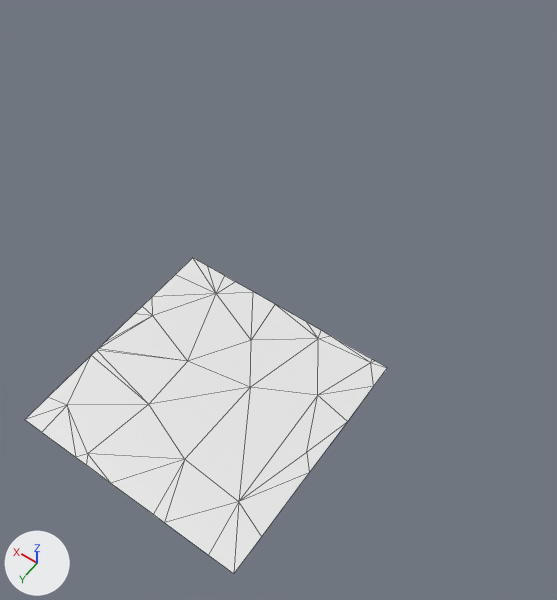
Before and after pictures for a commit that changed the glTF model gameserver/res/world_tiles/tile_0_200.glb.
The view is the same before and after, from a camera (50 mm lens) standing at (-62.0, 362.0, 259.0) and looking at (61.0, 189.0, -12.0). The lights are fixed; the arrows at lower left show +X, +Y and +Z. The older version comes first. Mesh edges are drawn as thin lines.

Names of what the first picture shows: 'tile_0_200'.
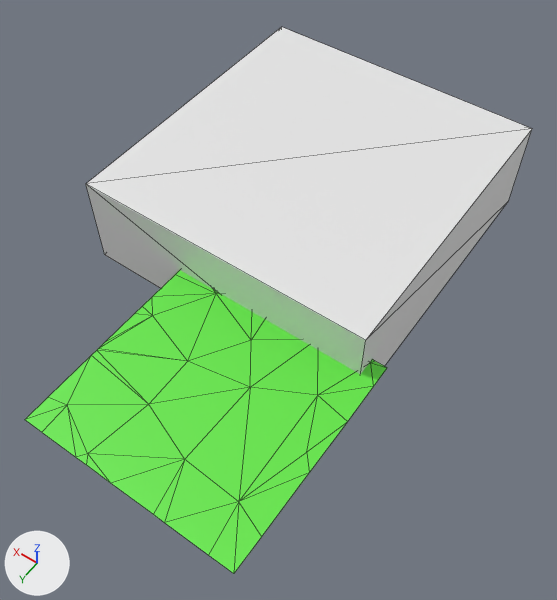
What the commit changed:
Material 'terrain' (mat_terrain) is new.
Its base color is (0.122, 0.8, 0.0567) (green #62e743).
me_plane_002 has 48 vertices, 60 faces and spans x -125.0..-25.0, y 75.0..175.0, z 0.0.
me_plane_002 gains material mat_terrain (green #62e743).
Mesh me_cube_001 is new.
It is a box spanning x -27.7..115.8, y -53.3..94.9, z -23.4..23.4.
Object 'GrassVolume_2' (ob_grassvolume_2) is new; it shows me_cube_001.
Its location is (34.9, 113.9, 0.0).

Boxes [x1, y1, x2, y2] around the edits, measured in the pictures (557 x 600 px):
'GrassVolume_2', added
    after: [86, 27, 532, 374]
'tile_0_200', recoloured (white to green)
    both: [25, 270, 387, 574]
